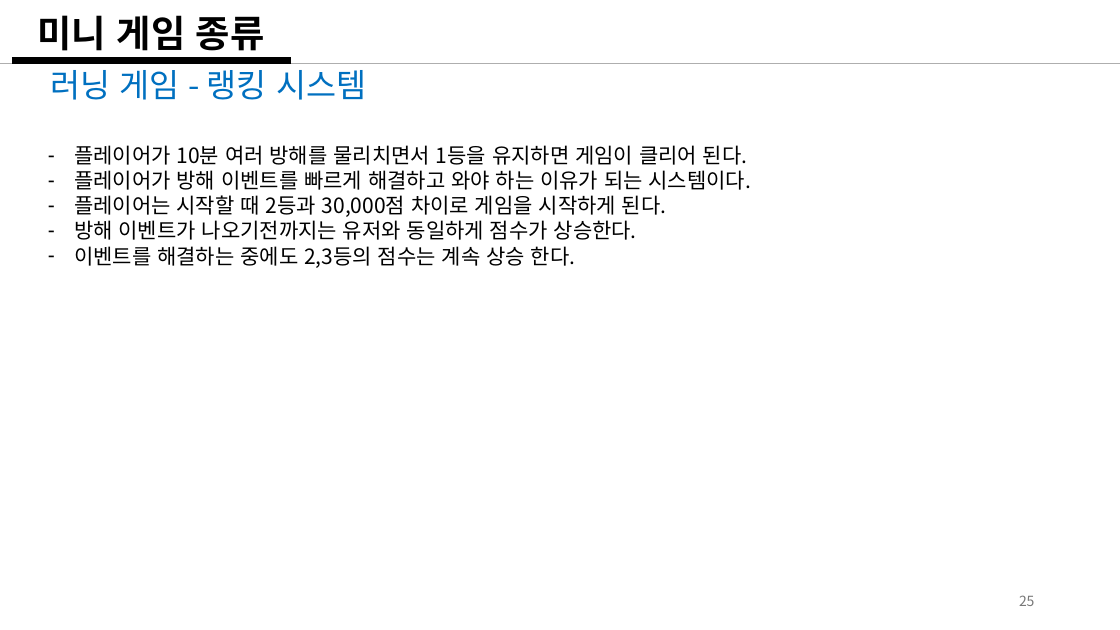
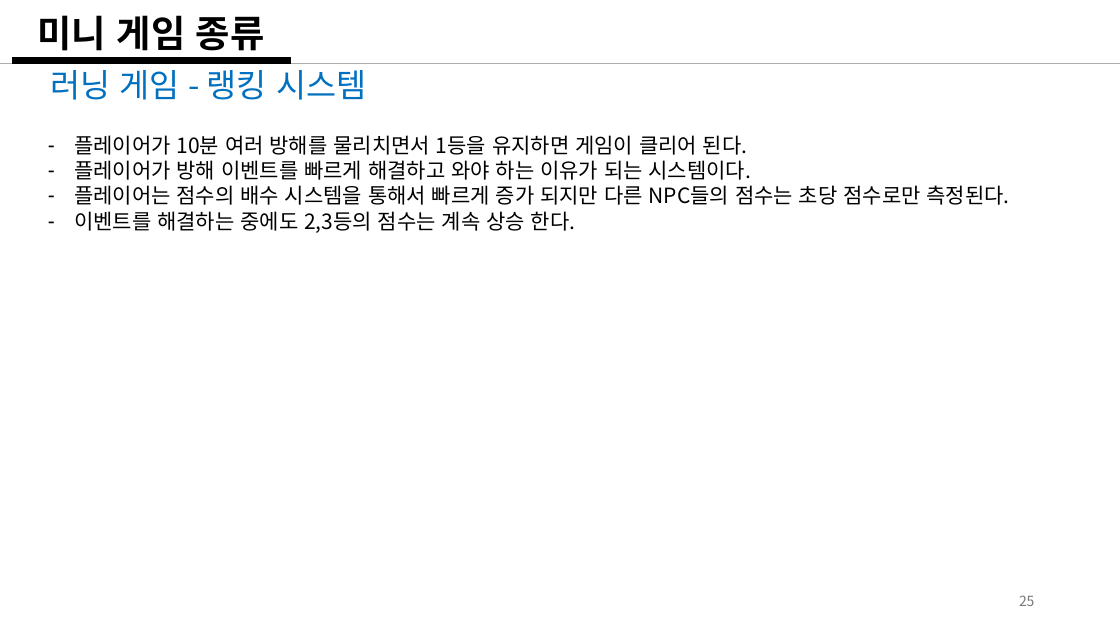
Before and after one commit to weariness00/Mandle_10Minute_Game, a slide deck: slide 25 of document/Please Leave me alone!.pptx. Drawn at 1120x630 pixels with LibreOffice and Linux fonts; fonts in the diff are those of the drawing. Boxes give left, top, right and bottom in pixels: in the first picture for what was removed or moved away, otherwise in the second. Text is boxed around its words. In the diff, an @@ line names an element or a change of style, - is before the commit and + after.

Commit message:
20250217_기획_간단 방해 이벤트 추가
- 졸림 이벤트
- 네트워크 끊김 이벤트

```diff
--- a/document/Please Leave me alone!.pptx
+++ b/document/Please Leave me alone!.pptx
@@ text "플레이어가 10분 여러 방해를 물리치면서 ...": place and size @@
-text "플레이어가 10분 여러 방해를 물리치면서 ..." at (74, 145, 751, 268)
+text "플레이어가 10분 여러 방해를 물리치면서 ..." at (74, 135, 1010, 233)
@@ text at (74, 185, 1010, 205): text changed @@
-– 플레이어는 시작할 때 2등과 30,000점 차이로 게임을 시작하게 된다.
-– 방해 이벤트가 나오기전까지는 유저와 동일하게 점수가 상승한다.
+– 플레이어는 점수의 배수 시스템을 통해서 빠르게 증가 되지만 다른 NPC들의 점수는 초당 점수로만 측정된다.
```
Also in this commit, not shown: 7 other slides changed, 2 other files.
